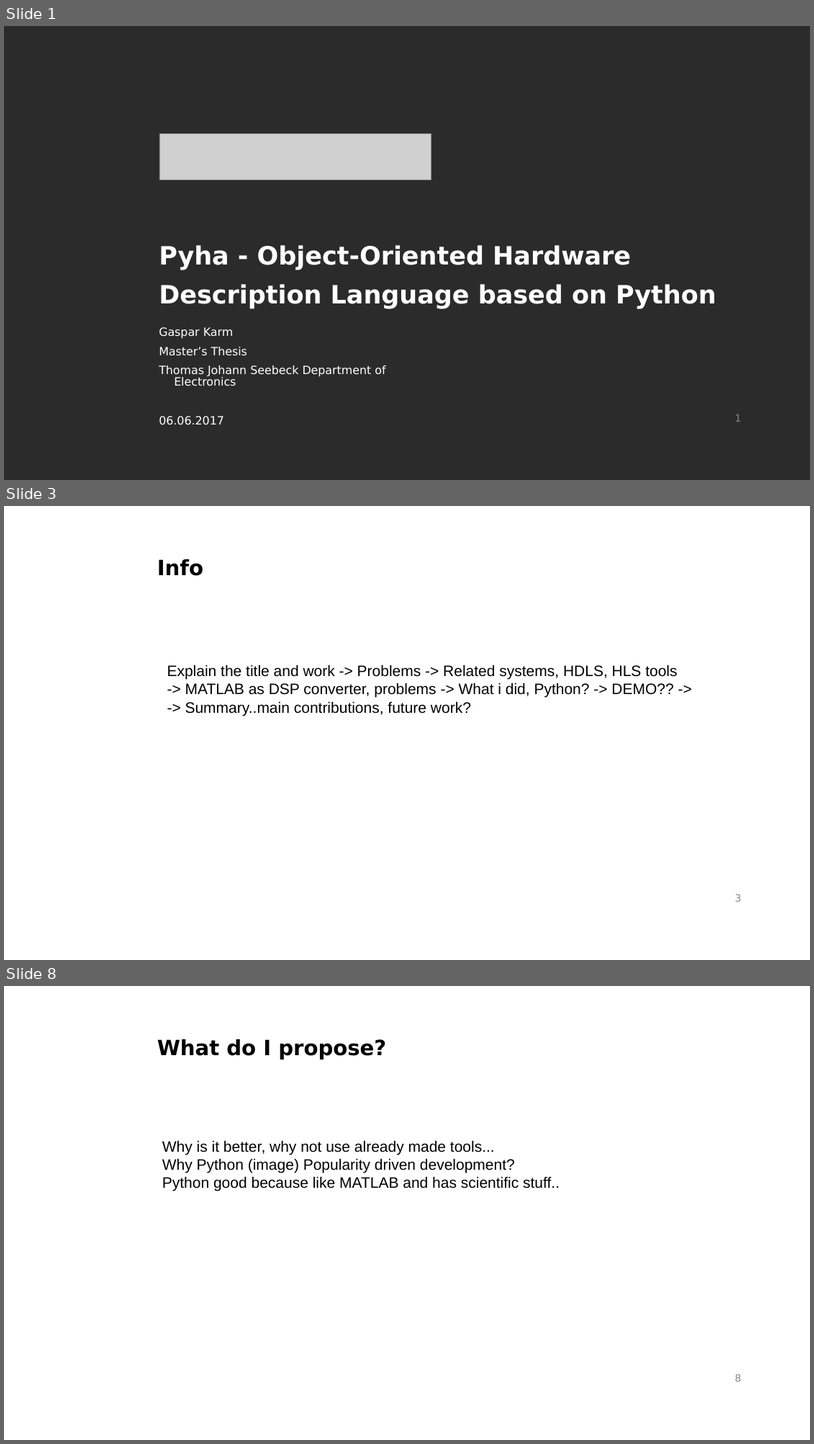
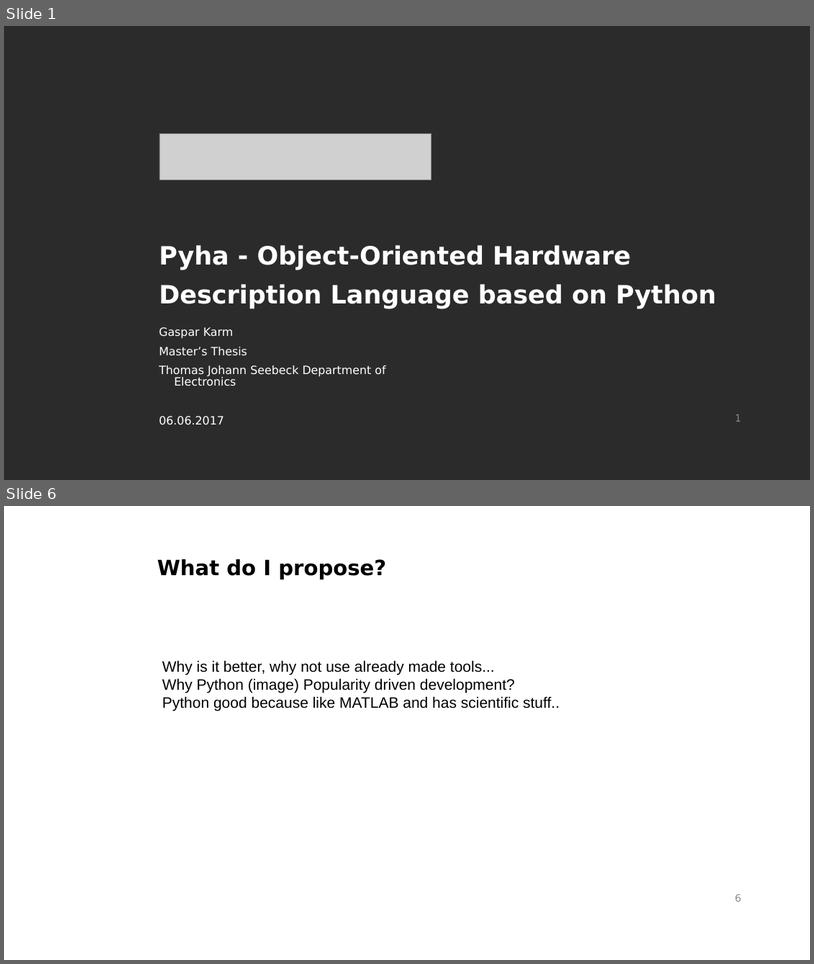
Before and after one commit to gasparka/thesis, a slide deck: presentation.odp. Shown one above the other, each under a label of ours: slides 1, 3 and 8 before the commit, slides 1 and 6 after it; the slides between them are not shown. The pictures are 814x1444 and 814x964 pixels, drawn with LibreOffice and Linux fonts; fonts in the diff are those of the drawing; grey boxes stand for pictures; background and template pictures are left out; a plain dark background stands for a picture behind light text. Boxes give left, top, right and bottom in pixels: in the first picture for what was removed or moved away, otherwise in the second. Text is boxed around its words. In the diff, an @@ line names an element or a change of style, - is before the commit and + after.

```diff
--- a/presentation.odp
+++ b/presentation.odp
@@ slide 3 removed at [4, 506, 810, 960], background #FFFFFF; not listed: 1 template element that a slide beside it also shows @@
@@ text removed at [157, 559, 203, 576] @@
-Info
@@ text removed at [167, 664, 677, 716] @@
-Explain the title and work -> Problems -> Related systems, HDLS, HLS tools
--> MATLAB as DSP converter, problems -> What i did, Python? -> DEMO?? ->
--> Summary..main contributions, future work?
@@ what was slide 8 is now slide 6 @@
```
Also in this commit, not shown: 3 slides changed, 7 slides added, 3 other slides removed, 3 other files.
